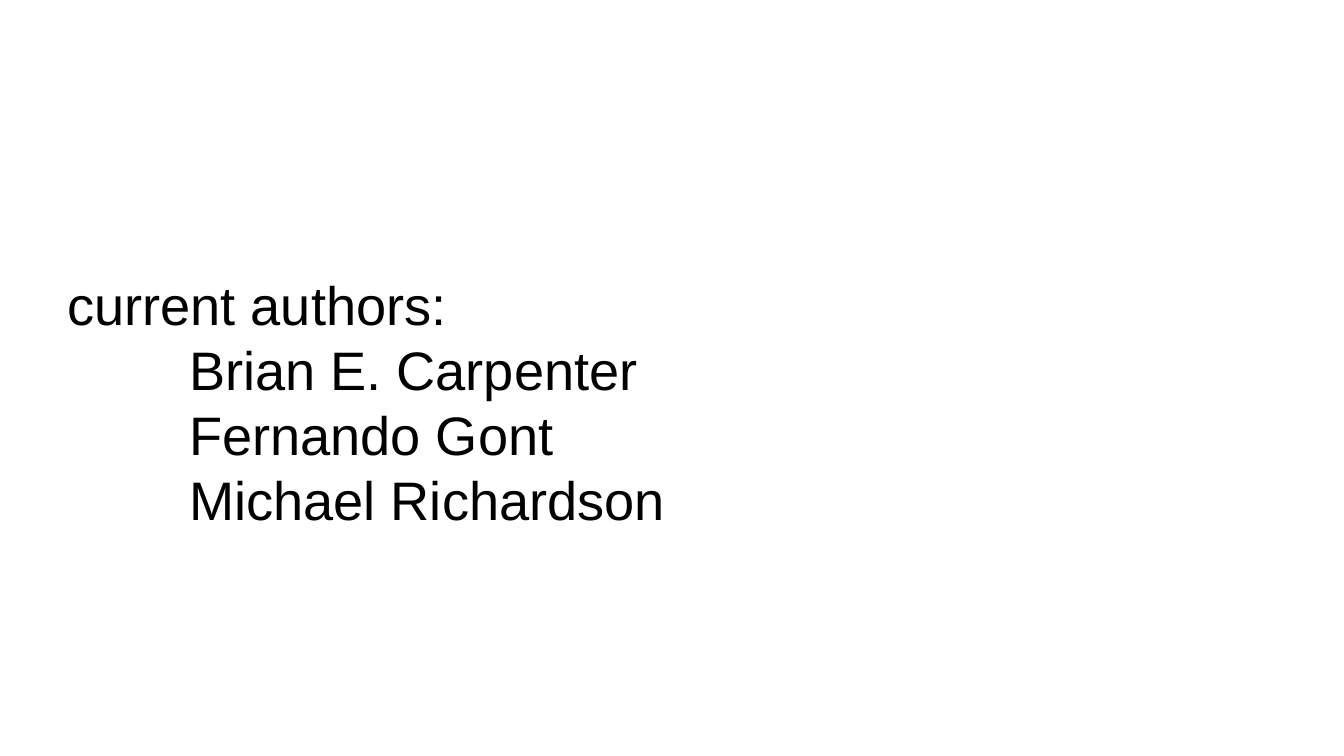
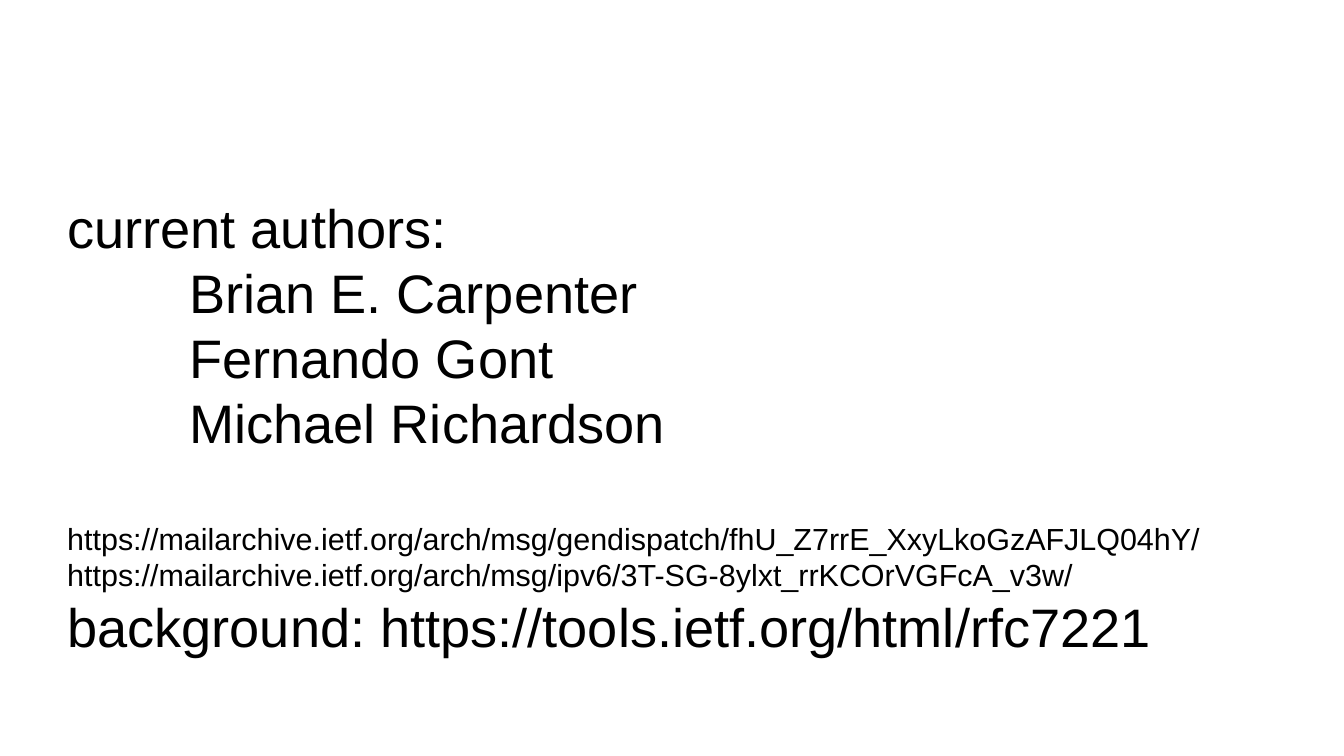
Before and after one commit to becarpenter/draft-adoption, a slide deck: slide 1 of presentations/ietf108-gendispatch.odp. Drawn at 1344x756 pixels with LibreOffice and Linux fonts; fonts in the diff are those of the drawing; background and template pictures are left out. Boxes give left, top, right and bottom in pixels: in the first picture for what was removed or moved away, otherwise in the second. Text is boxed around its words. In the diff, an @@ line names an element or a change of style, - is before the commit and + after.

```diff
--- a/presentations/ietf108-gendispatch.odp
+++ b/presentations/ietf108-gendispatch.odp
@@ subtitle "current authors:": place and size @@
-subtitle "current authors:" at <box>67,285,665,521</box>
+subtitle "current authors:" at <box>67,208,1199,656</box>
@@ subtitle at <box>67,528,1199,656</box>: paragraphs added @@
+https://mailarchive.ietf.org/arch/msg/gendispatch/fhU_Z7rrE_XxyLkoGzAFJLQ04hY/
+https://mailarchive.ietf.org/arch/msg/ipv6/3T-SG-8ylxt_rrKCOrVGFcA_v3w/
+background: https://tools.ietf.org/html/rfc7221
```
Also in this commit, not shown: 1 other slide changed, 2 slides added, 1 other file.
